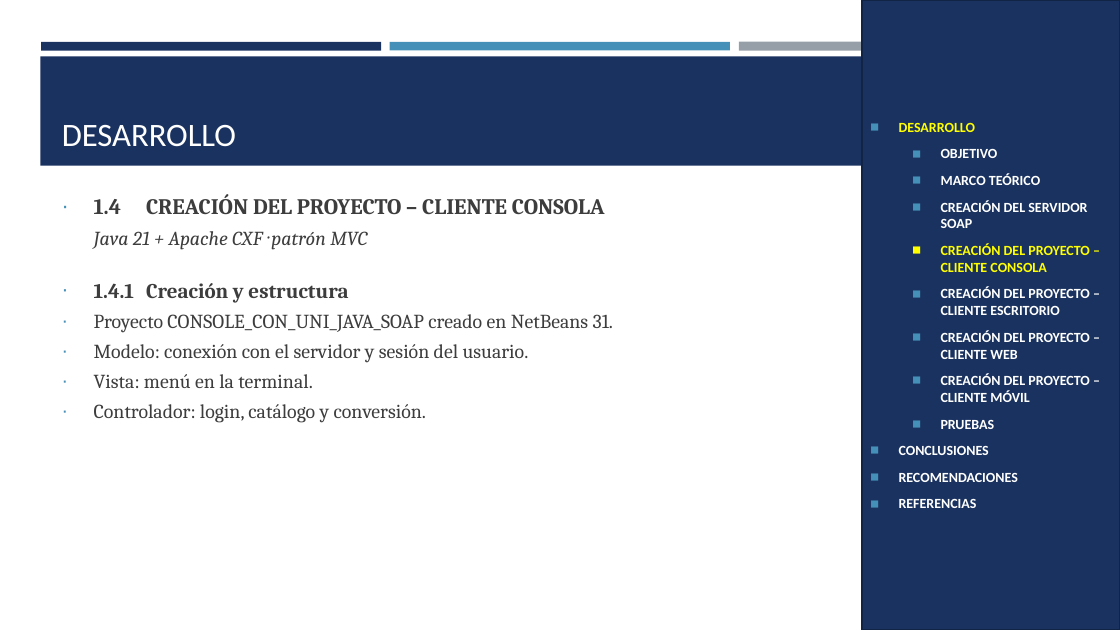
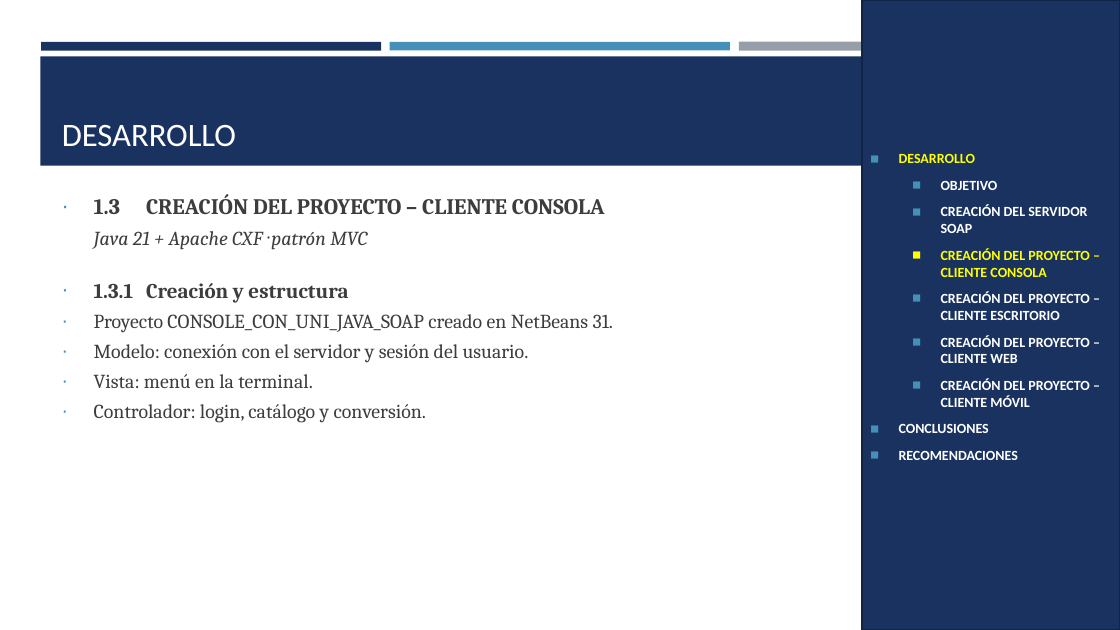
Before and after one commit to IMarcusDev/TI.1.1.-PAO202651_SOAP_JAVA_SINBDD_NRC_36883_GR04, a slide deck: slide 10 of 05. DOCUMENTACION/PRESENTACION TI.1.1. SOAP sin BDD en JAVA GR4.pptx (slide 14 before the commit). Drawn at 1120x630 pixels with LibreOffice and Linux fonts; fonts in the diff are those of the drawing. Boxes give left, top, right and bottom in pixels: in the first picture for what was removed or moved away, otherwise in the second. Text is boxed around its words. In the diff, an @@ line names an element or a change of style, - is before the commit and + after.

```diff
--- a/05. DOCUMENTACION/PRESENTACION TI.1.1. SOAP sin BDD en JAVA GR4.pptx
+++ b/05. DOCUMENTACION/PRESENTACION TI.1.1. SOAP sin BDD en JAVA GR4.pptx
@@ text in rectangle at (x1=941, y1=173, x2=1040, y2=185): paragraph removed @@
-  ◼ MARCO TEÓRICO
@@ text at (x1=94, y1=194, x2=605, y2=214): text changed @@
-∙ 1.4 CREACIÓN DEL PROYECTO – CLIENTE CONSOLA
+∙ 1.3 CREACIÓN DEL PROYECTO – CLIENTE CONSOLA
@@ text at (x1=94, y1=283, x2=348, y2=303): text changed @@
-∙ 1.4.1 Creación y estructura
+∙ 1.3.1 Creación y estructura
@@ text in rectangle at (x1=941, y1=420, x2=995, y2=429): paragraph removed @@
-  ◼ PRUEBAS
@@ text in rectangle at (x1=899, y1=499, x2=977, y2=508): paragraph removed @@
-◼ REFERENCIAS
```
Also in this commit, not shown: 21 other slides changed, 7 slides removed.
